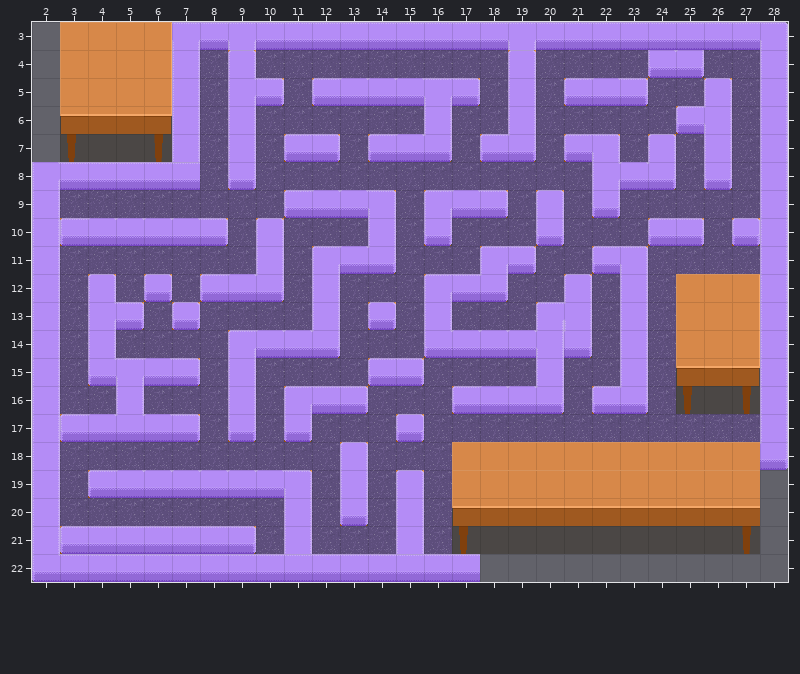
Two states of a Tiled map, Baku/assets/data/Map4.tmx. This is how it looked before the edit.
Cells are 32x32 px. Shown: x 2..28, y 3..22.
The result:
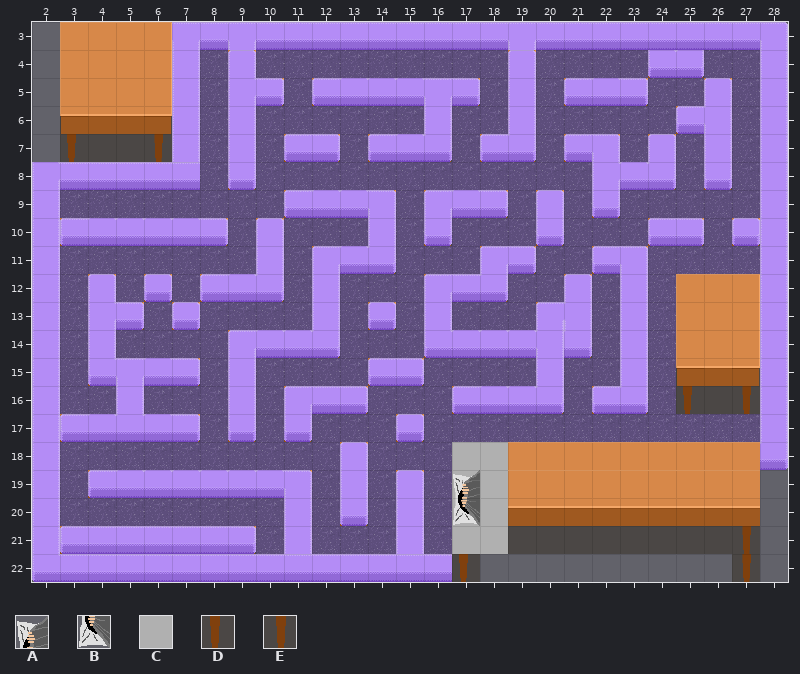
Key: from "Bed tiles": A 0, B 6, C 25; from "tileset": D 30, E 31.
_ is an empty cell.
Tiles of an added or newly shown layer are drawn over the layers below it.
Change:
Layer "Details":
Tile C now appears in rows 18 to 21 at x 17 to 18.
Tile D now appears in row 22 at x 17.
Tile E now appears in row 22 at x 27.
Layer "Details 2" (added):
Tile A now appears in row 19 at x 17.
Tile B now appears in row 20 at x 17.
Pixel boxes of the changes (left, top, right, bottom) in both pictures:
added: (452, 442, 508, 582)
added: (732, 554, 760, 582)
